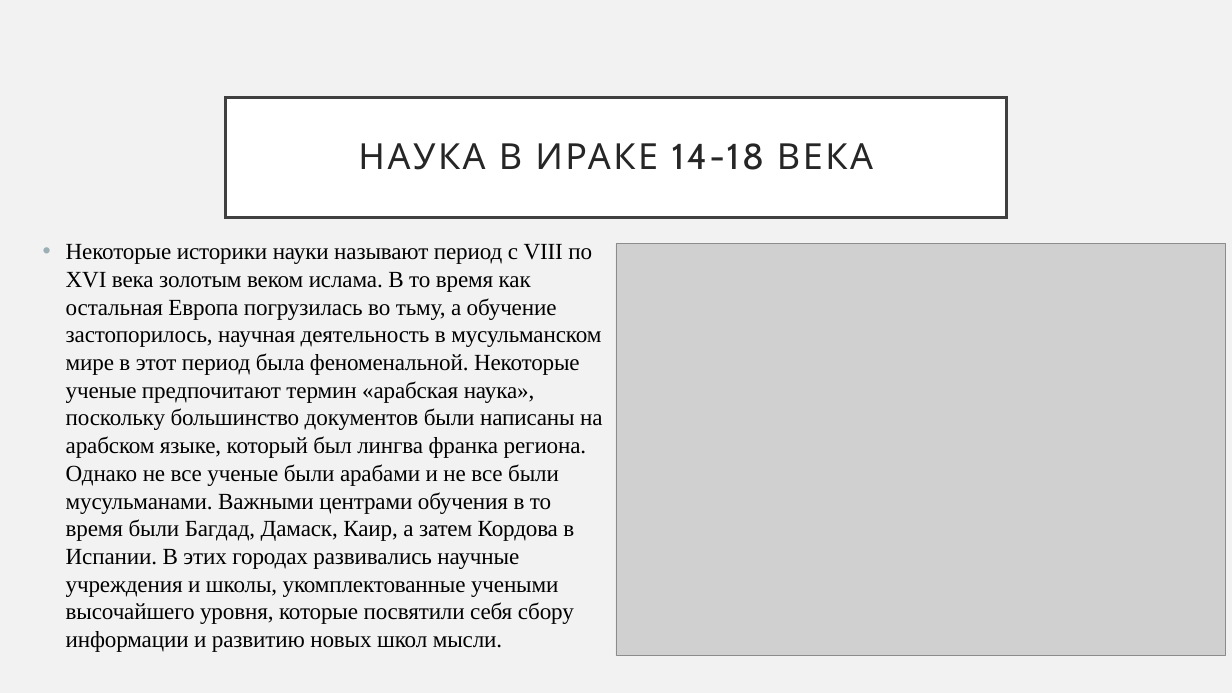
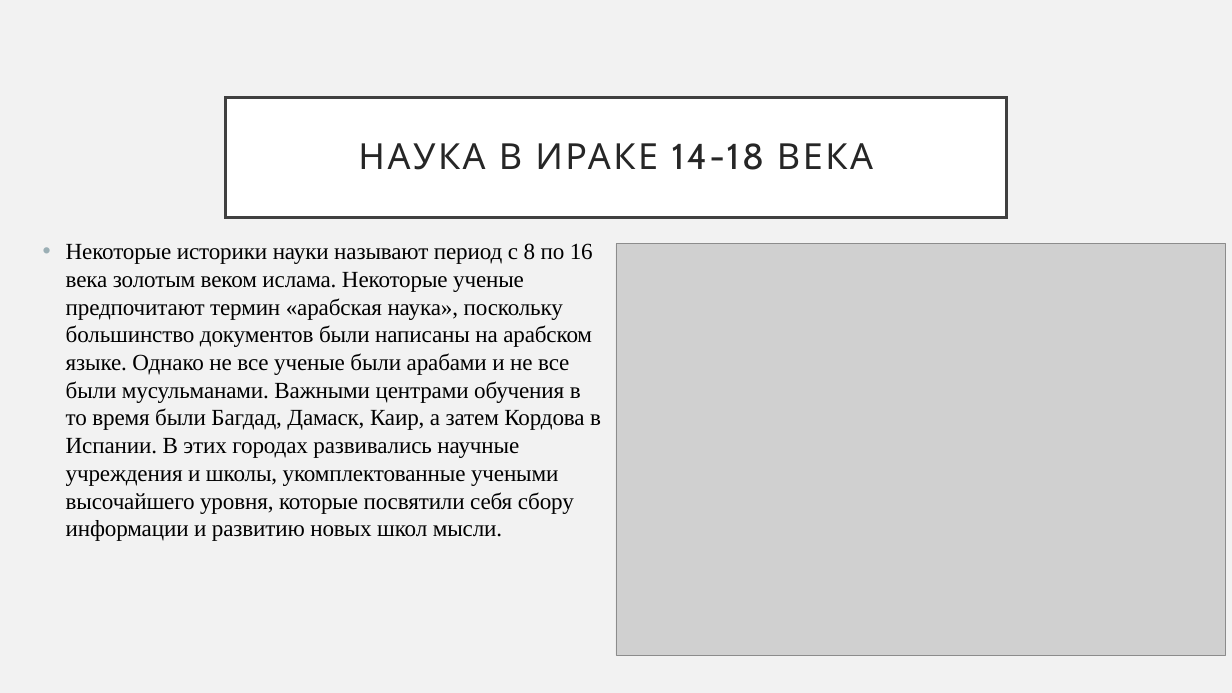
Before and after one commit to DnineO/3-term-of-SPBSTU, a slide deck: slide 2 of История и методология науки/Наука и строительное дело в Ираке 14-18 века.pptx. Drawn at 1232x693 pixels with LibreOffice and Linux fonts; fonts in the diff are those of the drawing; grey boxes stand for pictures. Boxes give left, top, right and bottom in pixels: in the first picture for what was removed or moved away, otherwise in the second. Text is boxed around its words. In the diff, an @@ line names an element or a change of style, - is before the commit and + after.

```diff
--- a/История и методология науки/Наука и строительное дело в Ираке 14-18 века.pptx
+++ b/История и методология науки/Наука и строительное дело в Ираке 14-18 века.pptx
@@ text at (x1=66, y1=243, x2=601, y2=541): text changed @@
-• Некоторые историки науки называют период с VIII по XVI века золотым веком ислама. В то время как остальная Европа погрузилась во тьму, а обучение застопорилось, научная деятельность в мусульманском мире в этот период была феноменальной. Некоторые ученые предпочитают термин «арабская наука», поскольку большинство документов были написаны на арабском языке, который был лингва франка региона. Однако не все ученые были арабами и не все были мусульманами. Важными центрами обучения в то время были Багдад, Дамаск, Каир, а затем Кордова в Испании. В этих городах развивались научные учреждения и школы, укомплектованные учеными высочайшего уровня, которые посвятили себя сбору информации и развитию новых школ мысли.
+• Некоторые историки науки называют период с 8 по 16 века золотым веком ислама. Некоторые ученые предпочитают термин «арабская наука», поскольку большинство документов были написаны на арабском языке. Однако не все ученые были арабами и не все были мусульманами. Важными центрами обучения в то время были Багдад, Дамаск, Каир, а затем Кордова в Испании. В этих городах развивались научные учреждения и школы, укомплектованные учеными высочайшего уровня, которые посвятили себя сбору информации и развитию новых школ мысли.
```
Also in this commit, not shown: 6 other slides changed, 3 slides added, 1 slide removed.
